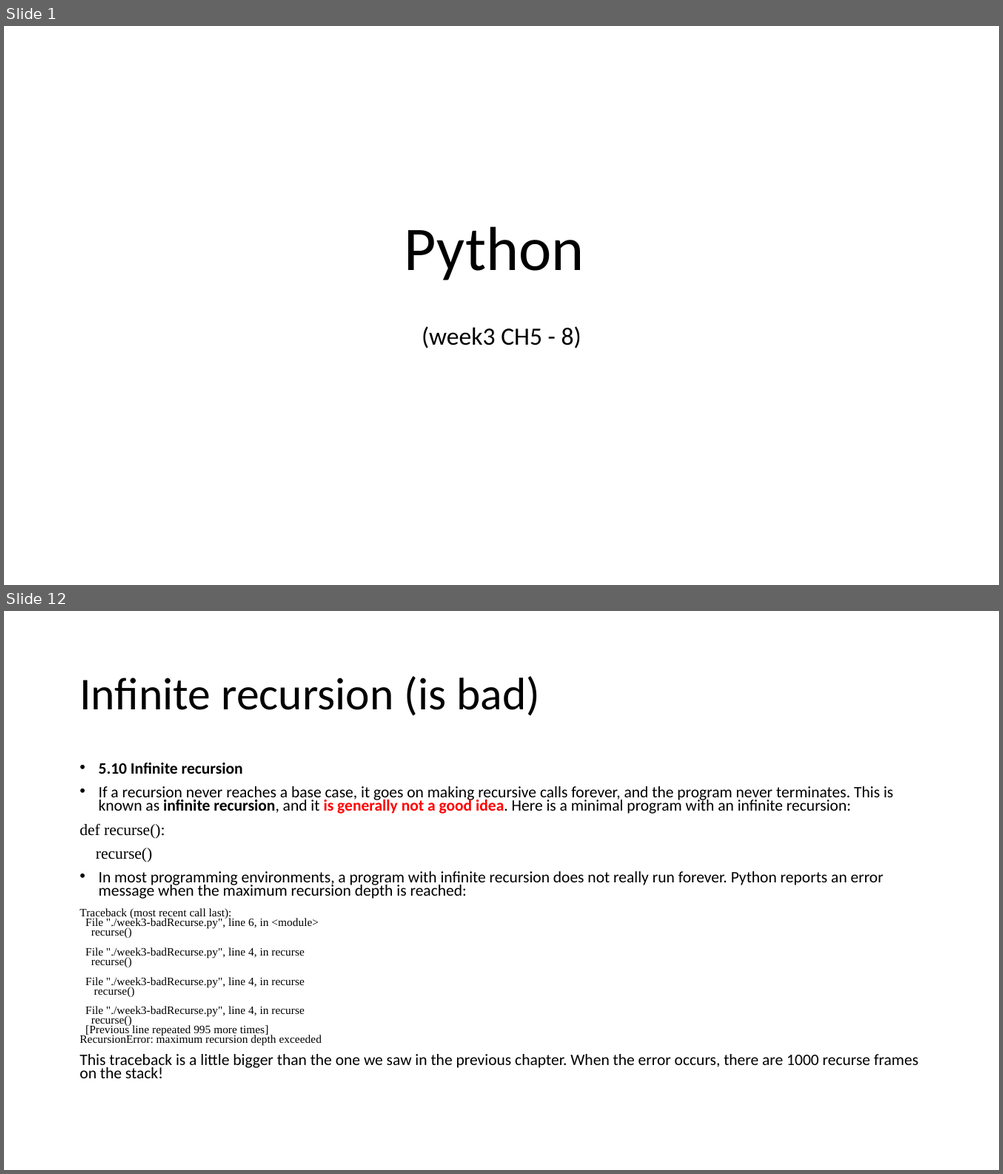
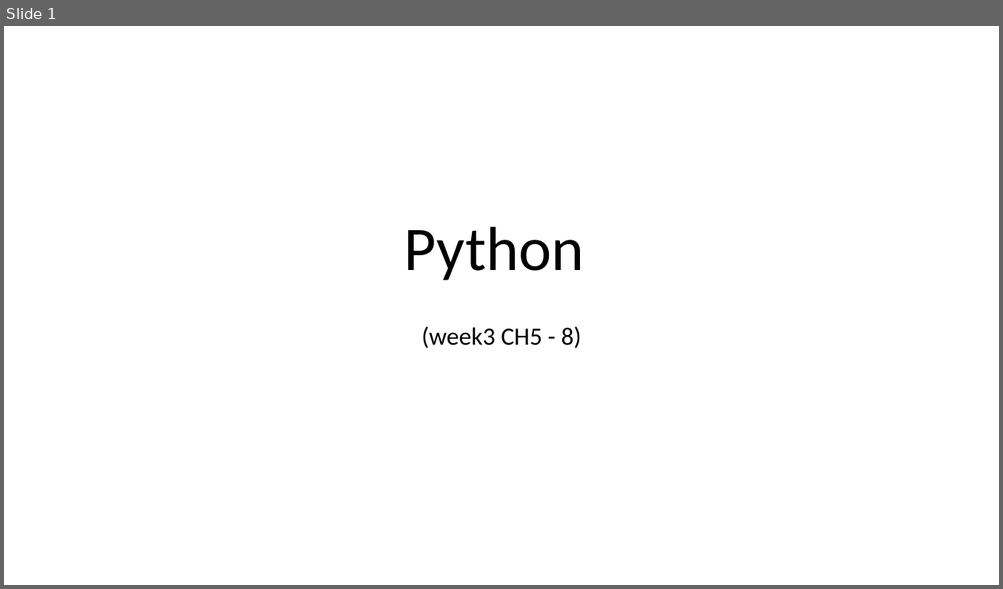
Before and after one commit to MobyAtTheo/PSG3, a slide deck: week05-ch9-15plus-pys.pptx. Shown one above the other, each under a label of ours: slides 1 and 12 before the commit, slide 1 after it; the slides between them are not shown. The pictures are 1003x1174 and 1003x589 pixels, drawn with LibreOffice and Linux fonts; fonts in the diff are those of the drawing. Boxes give left, top, right and bottom in pixels: in the first picture for what was removed or moved away, otherwise in the second. Text is boxed around its words. In the diff, an @@ line names an element or a change of style, - is before the commit and + after.

Commit message:
Updated with Python3, previous weeks slide removed.  (see Week04 and prior files for earlier slides.) 	modified:   week05-ch9-15plus-pys.pptx

```diff
--- a/week05-ch9-15plus-pys.pptx
+++ b/week05-ch9-15plus-pys.pptx
@@ slide 12 removed at (4,611,999,1170), background #FFFFFF @@
@@ title removed at (79,676,540,716) @@
-Infinite recursion (is bad)
@@ text removed at (79,763,918,1079) @@
-• 5.10 Infinite recursion
-• If a recursion never reaches a base case, it goes on making recursive calls forever, and the program never terminates. This is known as infinite recursion, and it is generally not a good idea. Here is a minimal program with an infinite recursion:
-def recurse():
-recurse()
-• In most programming environments, a program with infinite recursion does not really run forever. Python reports an error message when the maximum recursion depth is reached:
-Traceback (most recent call last):
-File "./week3-badRecurse.py", line 6, in <module>
-recurse()
-File "./week3-badRecurse.py", line 4, in recurse
-recurse()
-File "./week3-badRecurse.py", line 4, in recurse
-recurse()
-File "./week3-badRecurse.py", line 4, in recurse
-recurse()
-[Previous line repeated 995 more times]
-RecursionError: maximum recursion depth exceeded
-This traceback is a little bigger than the one we saw in the previous chapter. When the error occurs, there are 1000 recurse frames on the stack!
```
Also in this commit, not shown: 36 other slides removed.
